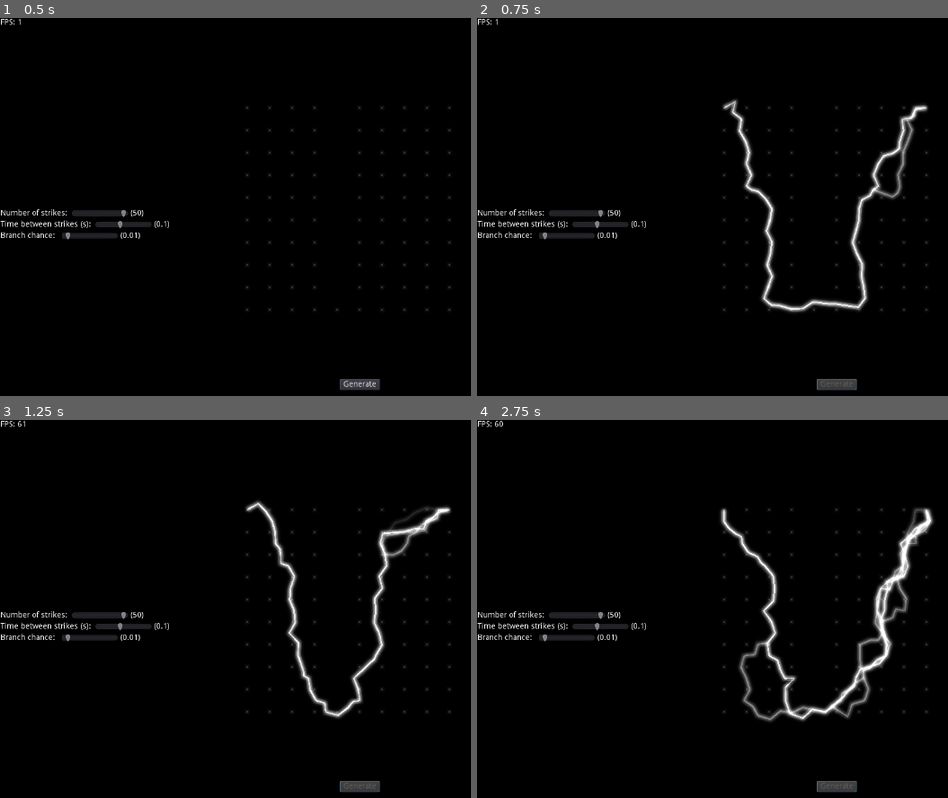
Above: before the commit, frames 1-4 (two rows, left to right).
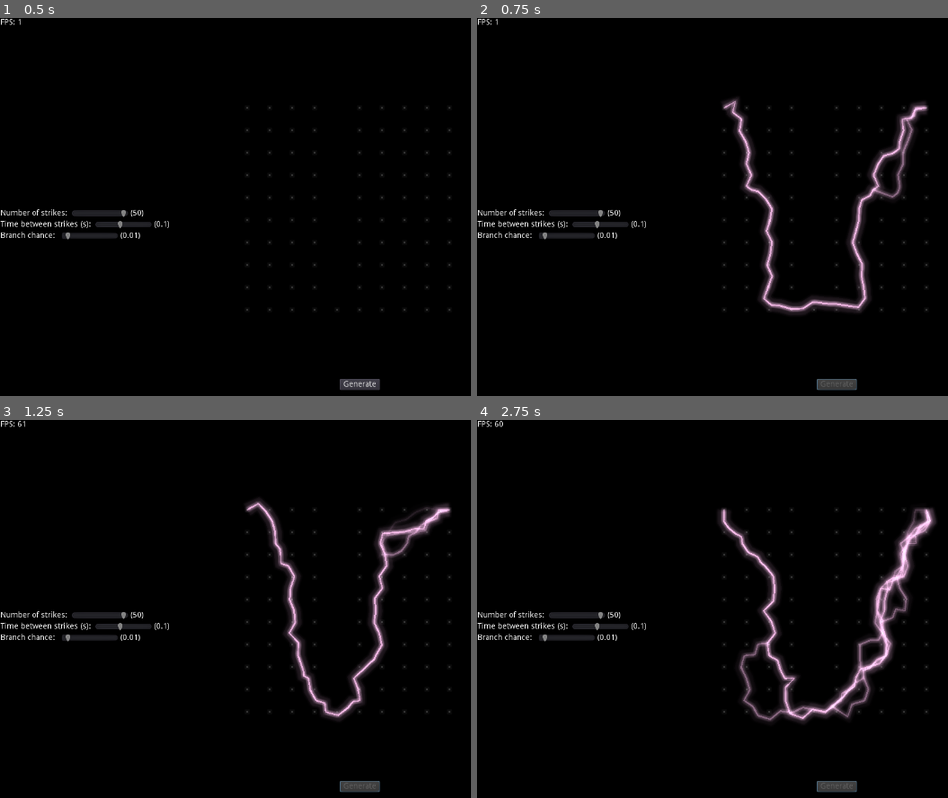
Above: after the commit, the same moments.

Repository: JoeZlonicky/lightning-simulation
Game: Godot game, scene res://demo/demo.tscn
Same seed, same stepped clock (60 frames per second), same inputs: the game is played once before the commit and once after it.
Inputs:
- Up to frame 1 (0.5 s): no input
- Up to frame 2 (0.75 s): click "Generate" at 0.5 s
- Up to frame 3 (1.25 s): no input
- Up to frame 4 (2.75 s): no input

Frame 1 is identical in both runs. In frame 2, 1.3% of the frame differs, in the area x 52-96%, y 21-78%; in frame 3, 1.3%; in frame 4, 2.3%, in the area x 51-98%, y 23-80%.

Commit message:
Better color

Diff:
--- a/lightning/lightning.gd
+++ b/lightning/lightning.gd
@@ -13,9 +13,9 @@
 const GRID_SCALE = 40.0
 const GRID_POINTS_COLOR = Color(1.0, 1.0, 1.0, 0.6)
 const PRIMARY_LINE_WIDTH = 3.0
-const SECONDARY_LINE_WIDTH = 15.0
-const PRIMARY_LINE_COLOR = Color.white
-const SECONDARY_LINE_COLOR = Color.white / 4.0
+const SECONDARY_LINE_WIDTH = 24.0
+const PRIMARY_LINE_COLOR = Color("ffc2f1")
+const SECONDARY_LINE_COLOR = Color("ffc2f1") / 4.0
 const SEGMENT_MAX_ANGLE = 16.0 / 180.0 * PI
 const PRIMARY_REMENANT_WEIGHT = 3.0
 const SECONDARY_REMENANT_WEIGHT = 2.0
